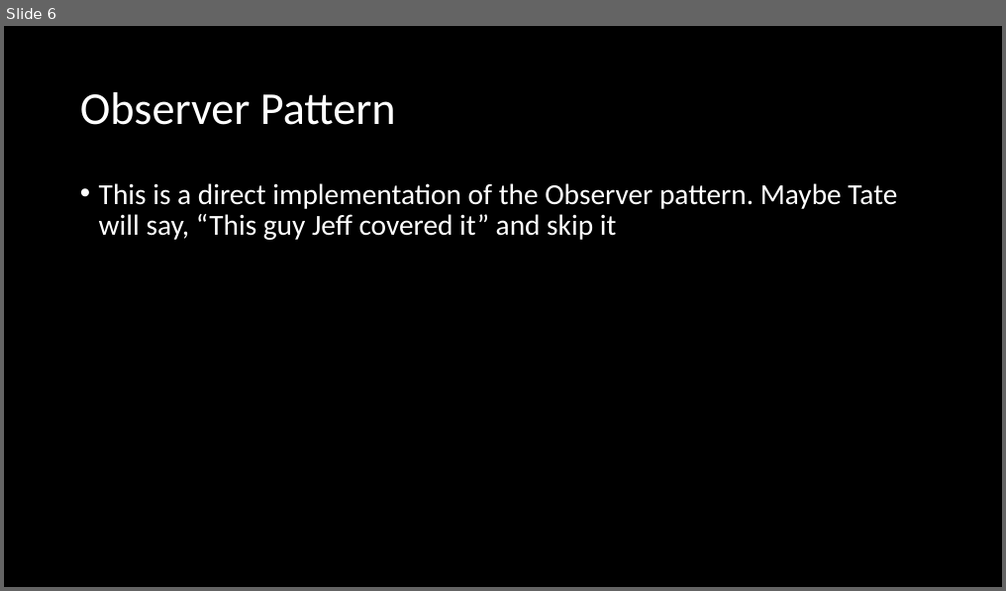
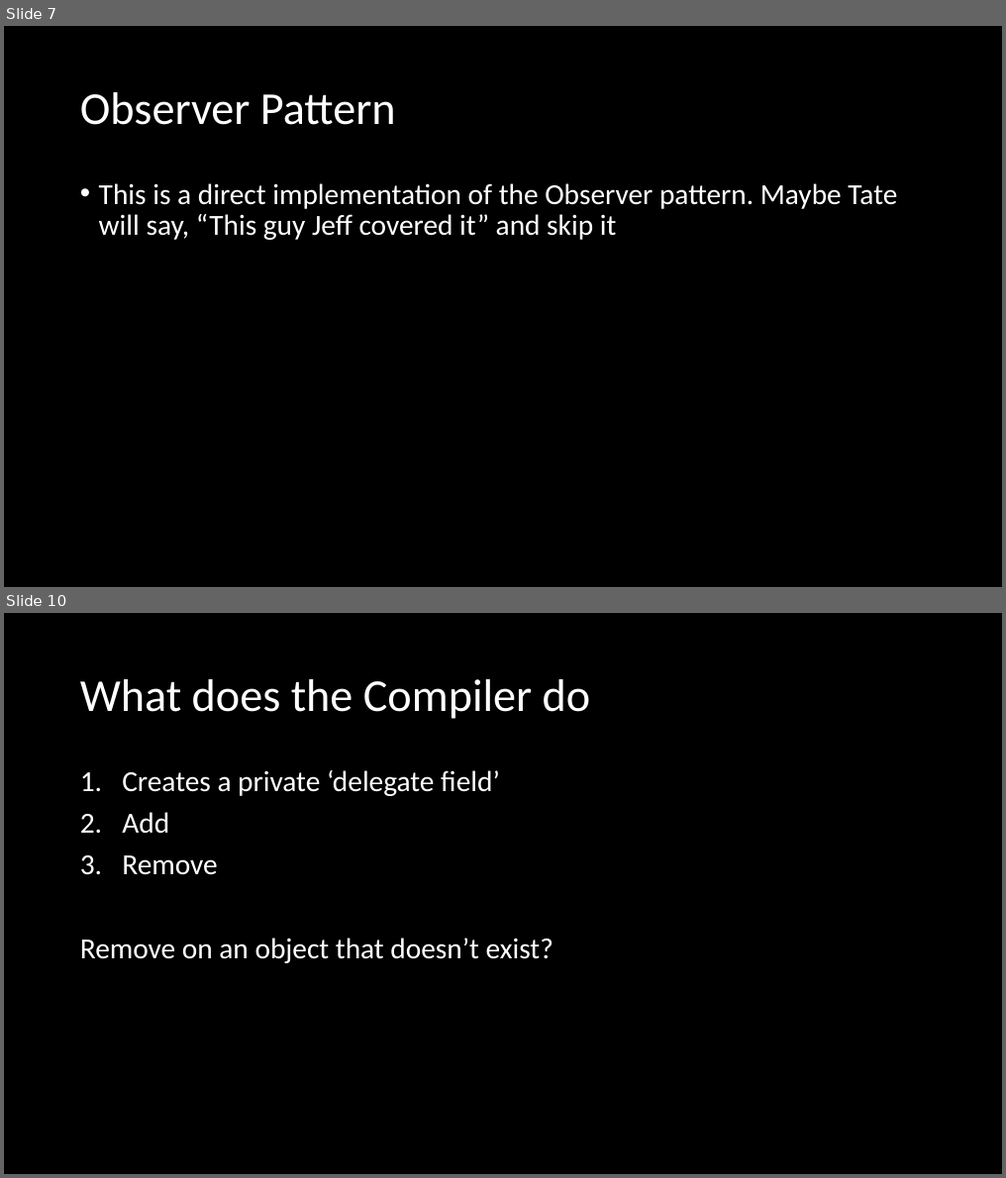
Before and after one commit to microsoft/Flash_University, a slide deck: CLR_via_CSharp/Chapter 11 - Events/Events.pptx. Shown one above the other, each under a label of ours: slide 6 before the commit, slides 7 and 10 after it; the slides between them are not shown. The pictures are 1006x591 and 1006x1178 pixels, drawn with LibreOffice and Linux fonts; fonts in the diff are those of the drawing. Boxes give left, top, right and bottom in pixels: in the first picture for what was removed or moved away, otherwise in the second. Text is boxed around its words. In the diff, an @@ line names an element or a change of style, - is before the commit and + after.

```diff
--- a/CLR_via_CSharp/Chapter 11 - Events/Events.pptx
+++ b/CLR_via_CSharp/Chapter 11 - Events/Events.pptx
@@ slide 10 added at <box>4,613,1002,1174</box>, background #000000 @@
@@ title added at <box>80,679,591,719</box>, 44 pt, text #FFFFFF @@
+What does the Compiler do
@@ text added at <box>80,770,553,963</box>, 28 pt, text #FFFFFF @@
+1. Creates a private ‘delegate field’
+2. Add
+3. Remove
+Remove on an object that doesn’t exist?
@@ what was slide 6 is now slide 7 @@
```
Also in this commit, not shown: 1 slide changed, 3 other slides added, 3 slides removed, 3 other files.
